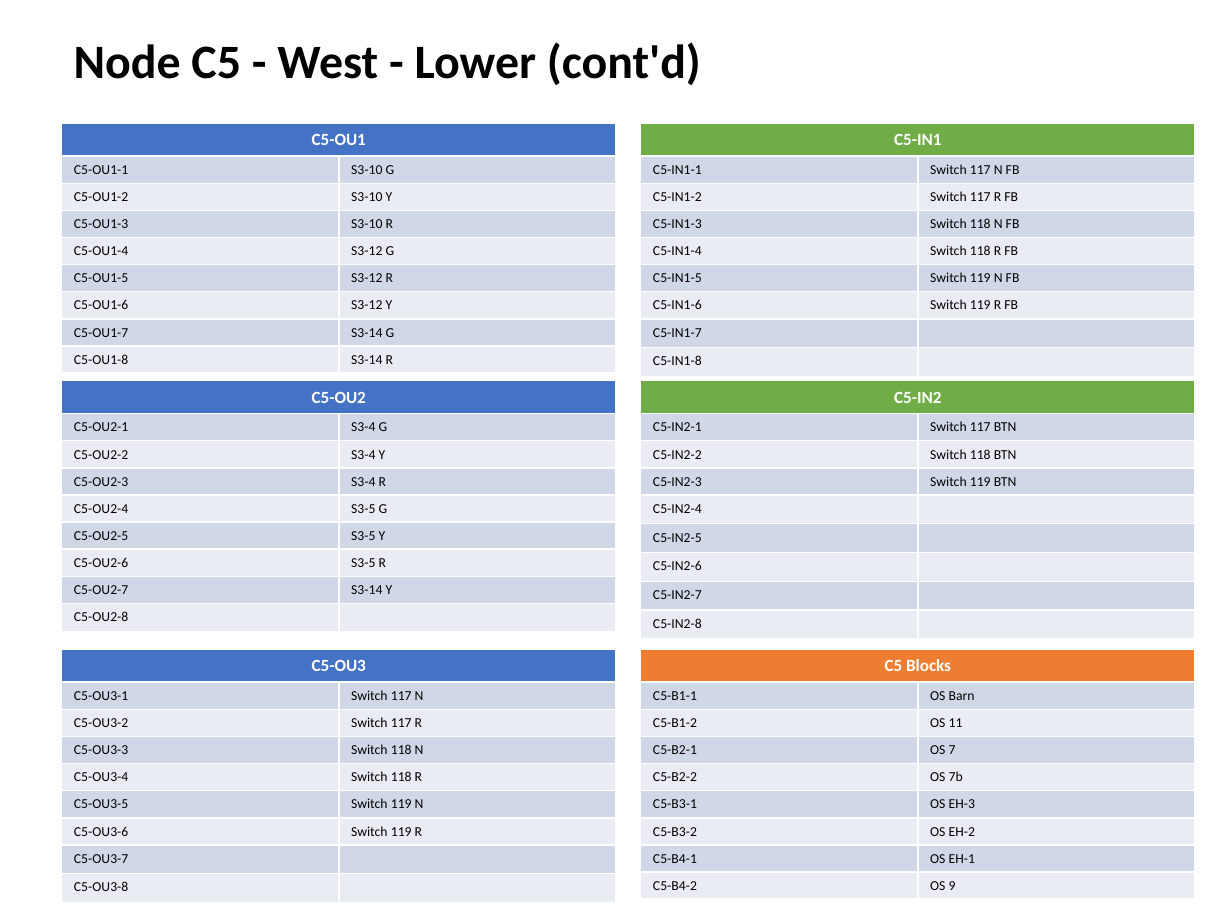
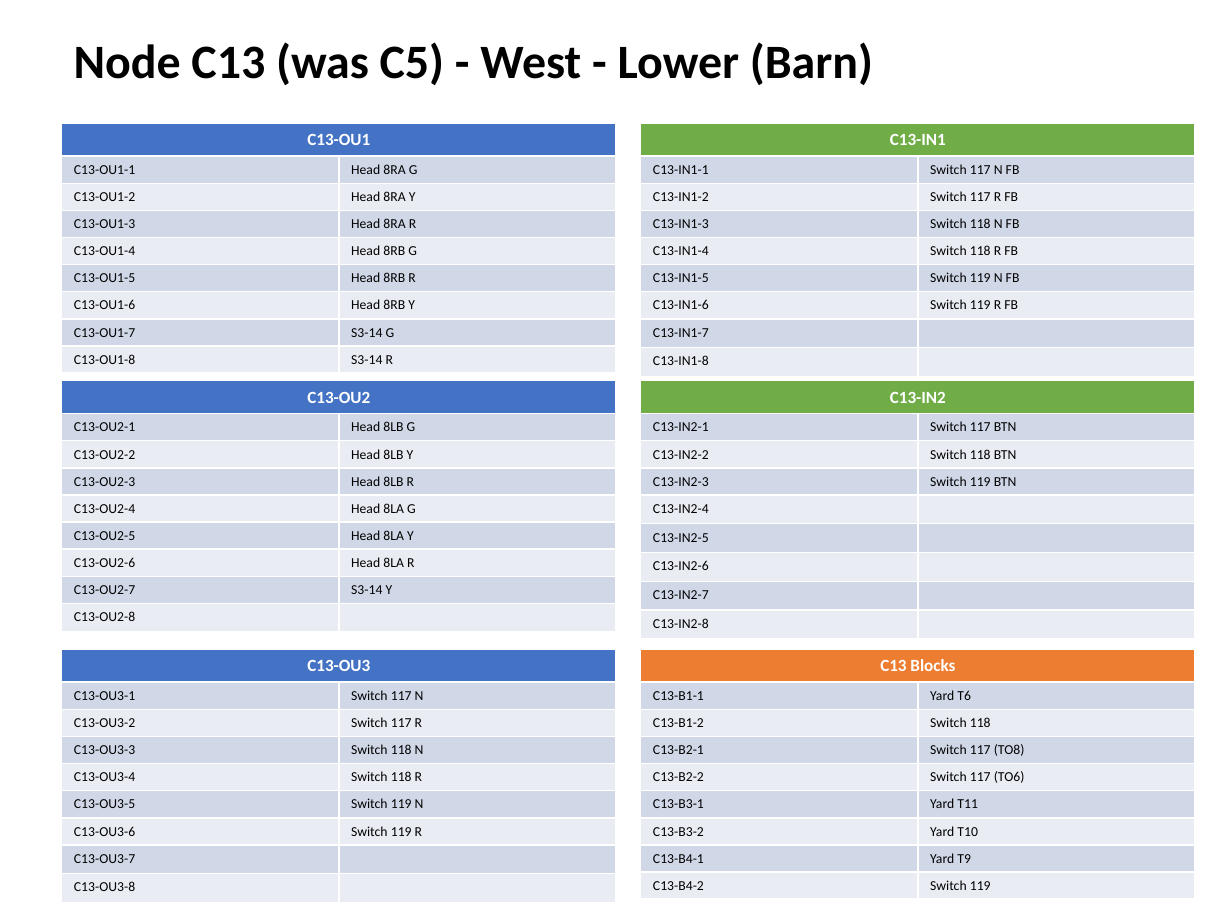
Before and after one commit to lnevo/hart, a slide deck: slide 9 of docs/wiring/Wiring_Schematic.pptx (slide 7 before the commit). Drawn at 1232x924 pixels with LibreOffice and Linux fonts; fonts in the diff are those of the drawing. Boxes give left, top, right and bottom in pixels: in the first picture for what was removed or moved away, otherwise in the second. Text is boxed around its words. In the diff, an @@ line names an element or a change of style, - is before the commit and + after.

```diff
--- a/docs/wiring/Wiring_Schematic.pptx
+++ b/docs/wiring/Wiring_Schematic.pptx
@@ text at [74, 42, 873, 85]: text changed @@
-Node C5 - West - Lower (cont'd)
+Node C13 (was C5) - West - Lower (Barn)
@@ table at [62, 123, 616, 368] @@
-row 1, column 1: C5-OU1
+row 1, column 1: C13-OU1
-row 2, column 1: C5-OU1-1
+row 2, column 1: C13-OU1-1
-row 2, column 2: S3-10 G
+row 2, column 2: Head 8RA G
-row 3, column 1: C5-OU1-2
+row 3, column 1: C13-OU1-2
-row 3, column 2: S3-10 Y
+row 3, column 2: Head 8RA Y
-row 4, column 1: C5-OU1-3
+row 4, column 1: C13-OU1-3
-row 4, column 2: S3-10 R
+row 4, column 2: Head 8RA R
-row 5, column 1: C5-OU1-4
+row 5, column 1: C13-OU1-4
-row 5, column 2: S3-12 G
+row 5, column 2: Head 8RB G
-row 6, column 1: C5-OU1-5
+row 6, column 1: C13-OU1-5
-row 6, column 2: S3-12 R
+row 6, column 2: Head 8RB R
-row 7, column 1: C5-OU1-6
+row 7, column 1: C13-OU1-6
-row 7, column 2: S3-12 Y
+row 7, column 2: Head 8RB Y
-row 8, column 1: C5-OU1-7
+row 8, column 1: C13-OU1-7
-row 9, column 1: C5-OU1-8
+row 9, column 1: C13-OU1-8
@@ table at [641, 123, 1195, 369] @@
-row 1, column 1: C5-IN1
+row 1, column 1: C13-IN1
-row 2, column 1: C5-IN1-1
+row 2, column 1: C13-IN1-1
-row 3, column 1: C5-IN1-2
+row 3, column 1: C13-IN1-2
-row 4, column 1: C5-IN1-3
+row 4, column 1: C13-IN1-3
-row 5, column 1: C5-IN1-4
+row 5, column 1: C13-IN1-4
-row 6, column 1: C5-IN1-5
+row 6, column 1: C13-IN1-5
-row 7, column 1: C5-IN1-6
+row 7, column 1: C13-IN1-6
-row 8, column 1: C5-IN1-7
+row 8, column 1: C13-IN1-7
-row 9, column 1: C5-IN1-8
+row 9, column 1: C13-IN1-8
@@ table at [62, 381, 616, 625] @@
-row 1, column 1: C5-OU2
+row 1, column 1: C13-OU2
-row 2, column 1: C5-OU2-1
+row 2, column 1: C13-OU2-1
-row 2, column 2: S3-4 G
+row 2, column 2: Head 8LB G
-row 3, column 1: C5-OU2-2
+row 3, column 1: C13-OU2-2
-row 3, column 2: S3-4 Y
+row 3, column 2: Head 8LB Y
-row 4, column 1: C5-OU2-3
+row 4, column 1: C13-OU2-3
-row 4, column 2: S3-4 R
+row 4, column 2: Head 8LB R
-row 5, column 1: C5-OU2-4
+row 5, column 1: C13-OU2-4
-row 5, column 2: S3-5 G
+row 5, column 2: Head 8LA G
-row 6, column 1: C5-OU2-5
+row 6, column 1: C13-OU2-5
-row 6, column 2: S3-5 Y
+row 6, column 2: Head 8LA Y
-row 7, column 1: C5-OU2-6
+row 7, column 1: C13-OU2-6
-row 7, column 2: S3-5 R
+row 7, column 2: Head 8LA R
-row 8, column 1: C5-OU2-7
+row 8, column 1: C13-OU2-7
-row 9, column 1: C5-OU2-8
+row 9, column 1: C13-OU2-8
@@ table at [641, 381, 1195, 632] @@
-row 1, column 1: C5-IN2
+row 1, column 1: C13-IN2
-row 2, column 1: C5-IN2-1
+row 2, column 1: C13-IN2-1
-row 3, column 1: C5-IN2-2
+row 3, column 1: C13-IN2-2
-row 4, column 1: C5-IN2-3
+row 4, column 1: C13-IN2-3
-row 5, column 1: C5-IN2-4
+row 5, column 1: C13-IN2-4
-row 6, column 1: C5-IN2-5
+row 6, column 1: C13-IN2-5
-row 7, column 1: C5-IN2-6
+row 7, column 1: C13-IN2-6
-row 8, column 1: C5-IN2-7
+row 8, column 1: C13-IN2-7
-row 9, column 1: C5-IN2-8
+row 9, column 1: C13-IN2-8
@@ table at [62, 649, 616, 895] @@
-row 1, column 1: C5-OU3
+row 1, column 1: C13-OU3
-row 2, column 1: C5-OU3-1
+row 2, column 1: C13-OU3-1
-row 3, column 1: C5-OU3-2
+row 3, column 1: C13-OU3-2
-row 4, column 1: C5-OU3-3
+row 4, column 1: C13-OU3-3
-row 5, column 1: C5-OU3-4
+row 5, column 1: C13-OU3-4
-row 6, column 1: C5-OU3-5
+row 6, column 1: C13-OU3-5
-row 7, column 1: C5-OU3-6
+row 7, column 1: C13-OU3-6
-row 8, column 1: C5-OU3-7
+row 8, column 1: C13-OU3-7
-row 9, column 1: C5-OU3-8
+row 9, column 1: C13-OU3-8
@@ table at [641, 649, 1195, 894] @@
-row 1, column 1: C5 Blocks
+row 1, column 1: C13 Blocks
-row 2, column 1: C5-B1-1
+row 2, column 1: C13-B1-1
-row 2, column 2: OS Barn
+row 2, column 2: Yard T6
-row 3, column 1: C5-B1-2
+row 3, column 1: C13-B1-2
-row 3, column 2: OS 11
+row 3, column 2: Switch 118
-row 4, column 1: C5-B2-1
+row 4, column 1: C13-B2-1
-row 4, column 2: OS 7
+row 4, column 2: Switch 117 (TO8)
-row 5, column 1: C5-B2-2
+row 5, column 1: C13-B2-2
-row 5, column 2: OS 7b
+row 5, column 2: Switch 117 (TO6)
-row 6, column 1: C5-B3-1
+row 6, column 1: C13-B3-1
-row 6, column 2: OS EH-3
+row 6, column 2: Yard T11
-row 7, column 1: C5-B3-2
+row 7, column 1: C13-B3-2
-row 7, column 2: OS EH-2
+row 7, column 2: Yard T10
-row 8, column 1: C5-B4-1
+row 8, column 1: C13-B4-1
-row 8, column 2: OS EH-1
+row 8, column 2: Yard T9
-row 9, column 1: C5-B4-2
+row 9, column 1: C13-B4-2
-row 9, column 2: OS 9
+row 9, column 2: Switch 119
```
Also in this commit, not shown: 14 other slides changed, 16 other files.
